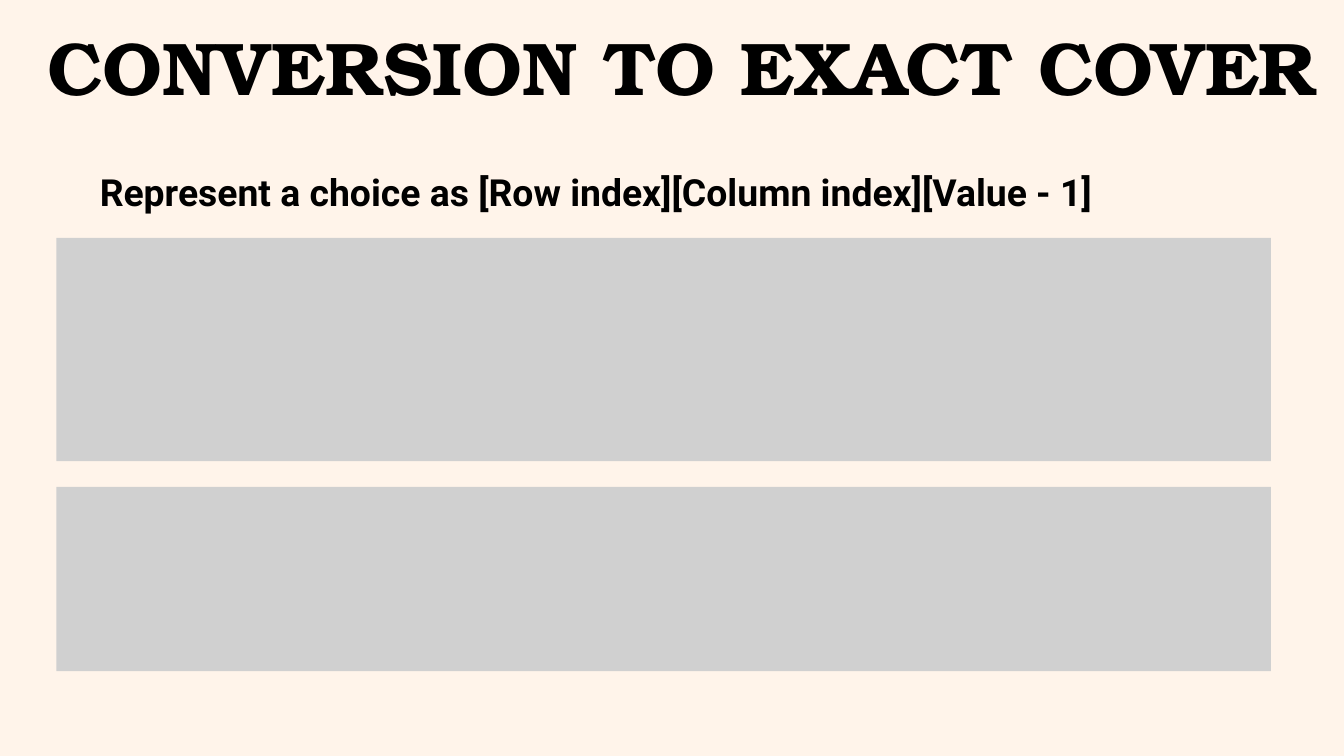
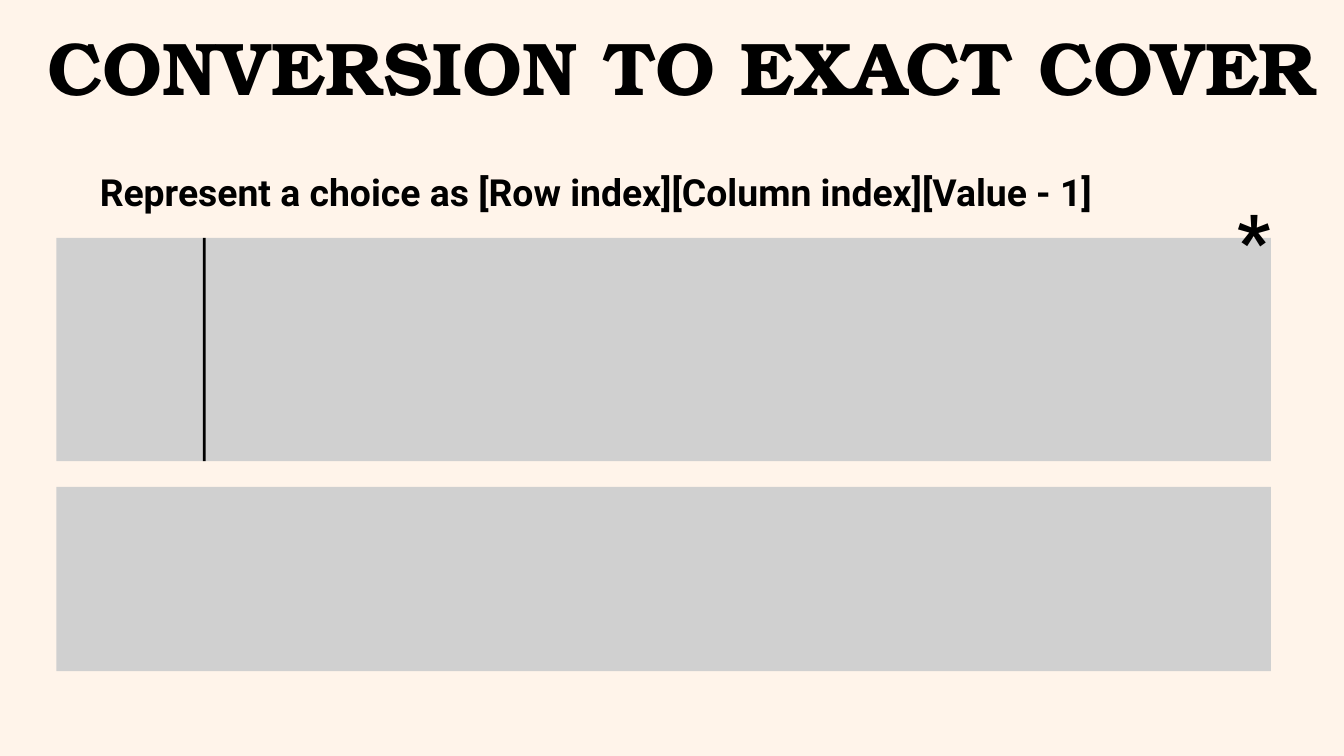
Before and after one commit to Abhinav-Bitragunta/Sudoku-Solver-Source, a slide deck: slide 17 of Presentation/Sudoku Solver PPT.pptx (slide 13 before the commit). Drawn at 1344x756 pixels with LibreOffice and Linux fonts; fonts in the diff are those of the drawing; grey boxes stand for pictures. Boxes give left, top, right and bottom in pixels: in the first picture for what was removed or moved away, otherwise in the second. Text is boxed around its words. In the diff, an @@ line names an element or a change of style, - is before the commit and + after.

```diff
--- a/Presentation/Sudoku Solver PPT.pptx
+++ b/Presentation/Sudoku Solver PPT.pptx
@@ text added at <box>1173,179,1336,278</box>, 78.5 pt, text #000000, bold @@
+*
@@ line added from (204, 238) to (204, 461), #000000 3 pt @@
```
Also in this commit, not shown: 6 other slides changed, 5 slides added, 2 other files.
